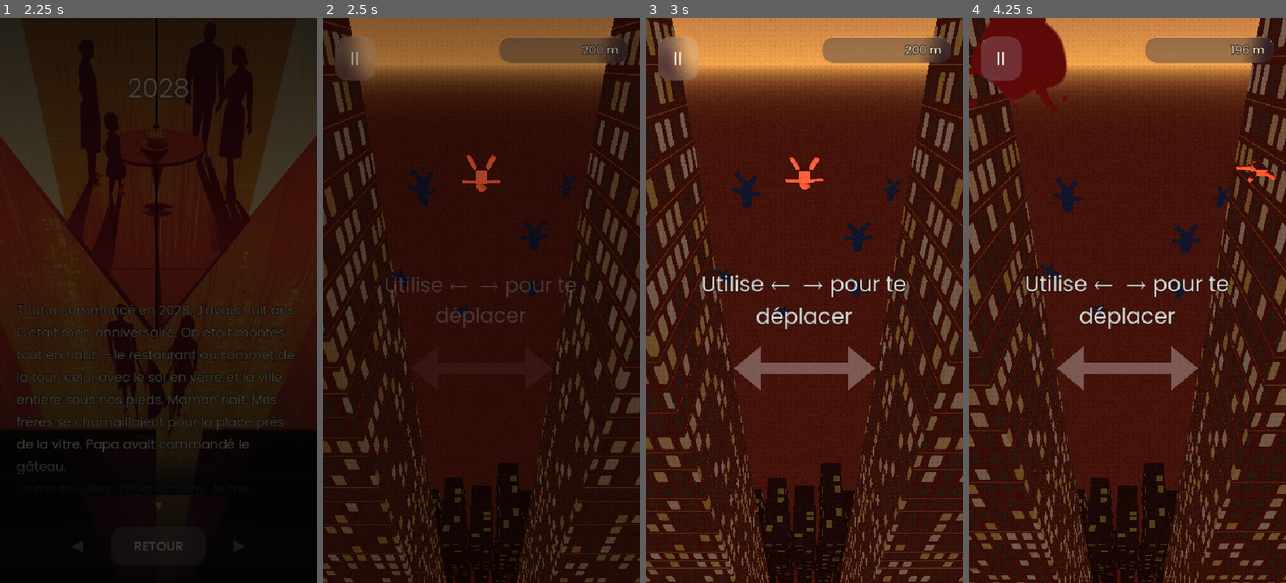
Above: before the commit, frames 1-4 (left to right).
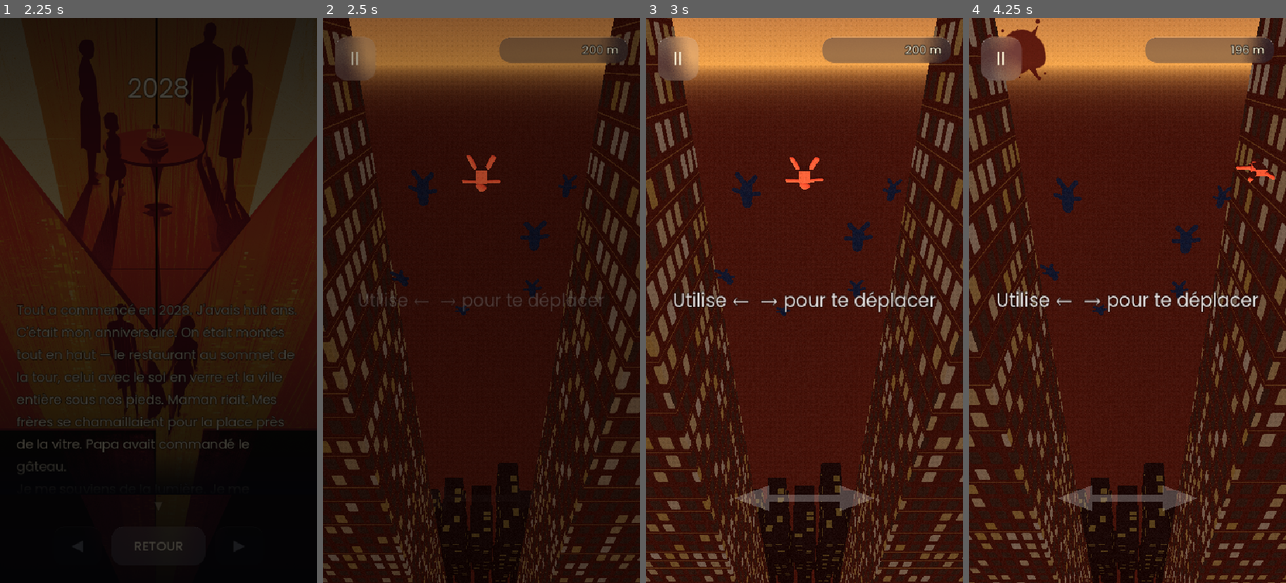
Above: after the commit, the same moments.

Repository: quvntvn/Hyperdive
Game: Godot game, scene res://scenes/ui/main_menu.tscn
The game is run twice, just before and just after one commit, with the same random seed, the same clock (stepped at 60 frames per second) and the same inputs.
Inputs (mouse positions are in pixels of both pictures, inside the frame that each line leads up to):
- Up to frame 1 (2.25 s): tap Enter at 0.5 s; move the mouse to (228, 272) at 0.52 s; hold D (move_right) 0.53-1.25 s; tap 1 at 0.6 s; click (228, 272) at 0.67 s; click "ARCHIVES" at 1.25 s; click "1" at 2 s
- Up to frame 2 (2.5 s): no input
- Up to frame 3 (3 s): drag from (741, 328) to (788, 413) at 2.77 s
- Up to frame 4 (4.25 s): move the mouse to (1159, 176) at 3.52 s; hold D (move_right) from 3.53 s (still down); tap U at 3.6 s

Frame 1 is identical in both runs. In frame 2, 0.9% of the frame differs, in the area x 11-89%, y 45-55%; in frame 3, 3.9%; in frame 4, 6.3%, in the area x 0-92%, y 0-88%.

Commit message:
feat(didacticiel+sang): ch.1 200m, fleche affinee+basse, textes reduits + "la mort est inevitable", bonus 120/75m, sang plus sombre/petit/transparent + multi mort
Co-Authored-By: Claude Opus 4.8 <noreply@anthropic.com>

Diff:
--- a/hyperdive/scripts/effects/blood_overlay.gd
+++ b/hyperdive/scripts/effects/blood_overlay.gd
@@ -7,7 +7,7 @@
 # Deux événements, branchés depuis player.gd :
 #   • splatter_wall()  — touche de mur (collision latérale NON-FATALE) : tache fugace
 #                        (plein → hold WALL_HOLD → fondu WALL_FADE → free).
-#   • splatter_death() — mort : 1-2 taches PERMANENTES (pas de fondu), nettoyées avec la scène
+#   • splatter_death() — mort : 3-5 taches PERMANENTES (pas de fondu), nettoyées avec la scène
 #                        à la transition/redémarrage (elles sont enfants de cet overlay).
 #
 # Chaque tache : texture au hasard + rotation 0-360° + échelle aléatoire + miroir H/V aléatoire +
@@ -16,8 +16,11 @@
 const LAYER := 0
 const WALL_HOLD := 0.5      # tache murale à pleine opacité (s)
 const WALL_FADE := 0.3      # puis fondu jusqu'à disparition (s)
-const SCALE_MIN := 0.45
-const SCALE_MAX := 0.95
+const BASE_ALPHA := 0.85    # opacité des taches (TRÈS légèrement transparentes) — mur ET mort
+const SCALE_MIN := 0.225    # échelle réduite de 50 % (était 0.45)
+const SCALE_MAX := 0.475    # échelle réduite de 50 % (était 0.95)
+const DEATH_MIN := 3        # mort : plusieurs taches simultanées…
+const DEATH_MAX := 5        # …positions/motifs aléatoires, qui RESTENT
 const TINT_VAR := 0.12      # amplitude de la variation de teinte par tache
 const TEX_COUNT := 12
 
@@ -41,9 +44,9 @@
 	tw.tween_property(s, "modulate:a", 0.0, WALL_FADE)
 	tw.tween_callback(s.queue_free)
 
-# Mort : 1-2 taches qui RESTENT (pas de fondu) jusqu'à la transition d'écran.
+# Mort : PLUSIEURS taches (3-5) simultanées qui RESTENT (pas de fondu) jusqu'à la transition.
 func splatter_death() -> void:
-	var n := randi_range(1, 2)
+	var n := randi_range(DEATH_MIN, DEATH_MAX)
 	for i in n:
 		_spawn_splat()
 
@@ -66,7 +69,8 @@
 	var vp := get_viewport().get_visible_rect().size
 	spr.position = Vector2(randf() * vp.x, randf() * vp.y)
 	# Variation de teinte : on assombrit légèrement et on désature un peu vers le rouge profond.
+	# Alpha BASE_ALPHA → taches très légèrement transparentes.
 	var d := randf_range(-TINT_VAR, 0.04)
-	spr.modulate = Color(clampf(1.0 + d, 0.7, 1.05), clampf(0.95 + d, 0.55, 1.0), clampf(0.92 + d, 0.55, 1.0), 1.0)
+	spr.modulate = Color(clampf(1.0 + d, 0.7, 1.05), clampf(0.95 + d, 0.55, 1.0), clampf(0.92 + d, 0.55, 1.0), BASE_ALPHA)
 	add_child(spr)
 	return spr
--- a/hyperdive/scripts/gameplay/tutorial.gd
+++ b/hyperdive/scripts/gameplay/tutorial.gd
@@ -3,22 +3,35 @@
 # Surcouche DIDACTICIEL — vit UNIQUEMENT au chapitre tuto (Story.is_tutorial(), ch.1 « 2028 »).
 # Greffée par main_game PAR-DESSUS la descente scriptée (le sol à 200 m reste la victoire).
 # Possède son propre CanvasLayer (au-dessus du HUD, sous la pause).
-# Pilote : ralenti d'intro 0.025× tant que le joueur n'a pas donné d'input, deux textes pulsants
-# en TEMPS RÉEL, une flèche ↔ pulsante synchro au texte 1, et une rangée pleine largeur de
-# slow-time inratable synchronisée avec le texte 2.
 #
-# Détection du 1er input : on s'abonne au signal PlayerController.first_input_received (point
-# unique côté joueur, touch ET clavier) → garantie que le ralenti 0.025× se coupe TOUJOURS.
+# Deux pilotes distincts :
+#   • TEXTE 1 + FLÈCHE ↔  → pilotés par le 1er INPUT (ralenti d'intro 0.025× tant que rien, puis
+#     coupé ; texte 1 tenu un court instant puis fondu ; la flèche s'estompe AVEC le texte 1).
+#   • TEXTE 2 + RANGÉES de power-up + TEXTE 3 → pilotés par des SEUILS D'ALTITUDE (altimètre
+#     restant = floor − |y|), pas par des minuteries : deux rangées slow-time inratables à ~120 m
+#     puis ~75 m, le texte 2 juste avant (~130 m), le texte 3 « La mort est inévitable » à ~45 m
+#     (reste jusqu'à l'impact).
+#
+# Détection du 1er input : signal PlayerController.first_input_received (point unique côté joueur,
+# touch ET clavier) → garantie que le ralenti 0.025× se coupe TOUJOURS.
 
 const INTRO_SPEED_FACTOR := 0.025   # info : la valeur effective vit dans PlayerController.TUTORIAL_INTRO_FACTOR
 const TEXT1_HOLD_AFTER_INPUT := 2.0 # le texte 1 reste 2 s après le 1er input puis se fond
-const GAP_BEFORE_TEXT2 := 7.0       # délai après le fondu du texte 1 avant texte 2 + rangée
-const TEXT2_VISIBLE := 4.0          # durée d'affichage du texte 2 avant fondu
 const FADE := 0.5                   # durée des fondus de texte
+const FONT_SIZE := 29               # taille de police des textes (réduite ~15 % depuis 34)
 const PULSE_MIN := 1.0              # échelle de pulsation basse
 const PULSE_MAX := 1.08            # échelle de pulsation haute
 const PULSE_PERIOD := 1.2          # période de la pulsation (s)
-const ROW_SPAWN_AHEAD := 30.0      # rangée spawnée à 30 m devant (dir) au moment du texte 2
+
+# Seuils d'ALTITUDE (mètres restants avant le sol) : chaque événement se déclenche une fois quand
+# l'altimètre restant passe sous le seuil. Monotone décroissant → ordre garanti.
+const TEXT2_AT_M := 130.0          # texte 2 « Attrape les bonus ! » (juste avant la 1re rangée)
+const ROW1_AT_M := 120.0           # 1re rangée de power-up slow-time
+const TEXT2_FADE_AT_M := 95.0      # fondu du texte 2
+const ROW2_AT_M := 75.0            # 2e rangée de power-up slow-time
+const TEXT3_AT_M := 45.0           # texte 3 « La mort est inévitable » (reste jusqu'à l'impact)
+
+const ROW_LEAD := 14.0             # rangée posée à 14 m devant (dir) le joueur au déclenchement
 const ROW_CLEAR_HALF := 8.0        # demi-bande sans obstacle autour de la rangée
 const ROW_X_MIN := -5.0            # rangée pleine largeur (couloir = ±4,5)
 const ROW_X_MAX := 5.0
@@ -26,30 +39,38 @@
 const TUTORIAL_OBSTACLES_ENABLED := true   # false = aucun obstacle pendant le tuto
 
 # Flèche directionnelle ↔ (Polygon2D blanc plein, sans contour) affichée pendant l'intro pour
-# signaler « déplace-toi gauche/droite ». Taille + position via ces constantes.
+# signaler « déplace-toi gauche/droite ». FINE et EFFILÉE. Taille + position via ces constantes.
 const ARROW_LENGTH := 240.0        # longueur totale pointe-à-pointe (px GUI)
-const ARROW_THICKNESS := 20.0      # épaisseur de la hampe (px)
-const ARROW_HEAD_LENGTH := 46.0    # longueur de chaque tête triangulaire (px)
-const ARROW_HEAD_HALF := 38.0      # demi-hauteur des têtes (px)
-const ARROW_Y_FRAC := 0.62         # position verticale (fraction écran, 0=haut → 1=bas) ≈ niveau joueur
-const ARROW_ALPHA_MIN := 0.2       # alpha au creux de la pulsation (texte au plus petit)
-const ARROW_ALPHA_MAX := 0.3       # alpha au pic de la pulsation (texte au plus grand)
-
-# Textes placeholder ÉDITABLES. Variante selon le mode de contrôle (tilt supprimé du jeu).
+const ARROW_THICKNESS := 12.0      # épaisseur de la hampe (px) — fine
+const ARROW_HEAD_LENGTH := 60.0    # longueur de chaque tête triangulaire (px) — allongée
+const ARROW_HEAD_HALF := 22.0      # demi-hauteur des têtes (px) — étroite → pointe effilée
+const ARROW_Y_FRAC := 0.85         # centre vertical à 15 % du BAS de l'écran (0=haut → 1=bas)
+const ARROW_ALPHA_MIN := 0.05      # alpha au creux de la pulsation (texte au plus petit)
+const ARROW_ALPHA_MAX := 0.25      # alpha au pic de la pulsation (texte au plus grand)
+
+# Textes placeholder ÉDITABLES. Variante texte 1 selon le mode de contrôle (tilt supprimé du jeu).
 const TEXT1_TOUCH := "Glisse ton doigt pour te déplacer"
 const TEXT1_KEY   := "Utilise ←  → pour te déplacer"
-const TEXT2       := "Attrape les power-ups !"
+const TEXT2       := "Attrape les bonus !"
+const TEXT3       := "La mort est inévitable"
 
 const POWERUP_SCENE: PackedScene = preload("res://scenes/collectibles/powerup.tscn")
 
 var _player: PlayerController
 var _obstacles: ObstacleSpawner
-var _label: Label
+var _floor_m: float = 200.0    # distance au sol (objectif descent) → base de l'altimètre restant
+var _label: Label              # texte 1 puis texte 2 (séquentiels, jamais simultanés)
+var _label3: Label             # texte 3 (persistant, dédié)
 var _arrow: Polygon2D
 var _arrow_fade: float = 0.0   # 0..1, fondu maître de la flèche (apparaît/s'estompe AVEC le texte 1)
 var _pulse_tween: Tween
 var _done: bool = false        # texte 2 montré (info ; en descent la victoire = collision au sol)
-var _t2_timer: float = -1.0    # compte à rebours réel avant texte 2 (armé au fondu du texte 1)
+# Garde-fous « une seule fois » des seuils d'altitude.
+var _did_text2: bool = false
+var _did_row1: bool = false
+var _did_text2_fade: bool = false
+var _did_row2: bool = false
+var _did_text3: bool = false
 
 func is_done() -> bool:
 	return _done
@@ -57,6 +78,7 @@
 func setup(player: PlayerController, obstacles: ObstacleSpawner) -> void:
 	_player = player
 	_obstacles = obstacles
+	_floor_m = float(Story.objective().get("value", 200))
 	if not TUTORIAL_OBSTACLES_ENABLED and _obstacles != null:
 		_obstacles.set_process(false)
 	_build_ui()
@@ -76,26 +98,33 @@
 	var layer := CanvasLayer.new()
 	layer.layer = 2   # au-dessus du HUD (1), sous la pause (5)
 	add_child(layer)
-	_label = Label.new()
-	_label.horizontal_alignment = HORIZONTAL_ALIGNMENT_CENTER
-	_label.vertical_alignment = VERTICAL_ALIGNMENT_CENTER
-	_label.autowrap_mode = TextServer.AUTOWRAP_WORD_SMART
-	_label.anchor_left = 0.1
-	_label.anchor_right = 0.9
-	_label.anchor_top = 0.5
-	_label.anchor_bottom = 0.5
-	_label.offset_top = -90.0
-	_label.offset_bottom = 90.0
-	_label.add_theme_font_size_override("font_size", 34)
-	_label.add_theme_color_override("font_color", Color(1.0, 1.0, 1.0, 0.85))   # blanc translucide
-	_label.add_theme_color_override("font_outline_color", Color(0.0, 0.0, 0.0, 0.5))
-	_label.add_theme_constant_override("outline_size", 6)
-	_label.modulate.a = 0.0
+	_label = _make_label()
 	layer.add_child(_label)
+	_label3 = _make_label()
+	layer.add_child(_label3)
 	_build_arrow(layer)
 
+# Fabrique un label centré au style tuto (police réduite, blanc translucide, liseré sombre).
+func _make_label() -> Label:
+	var lab := Label.new()
+	lab.horizontal_alignment = HORIZONTAL_ALIGNMENT_CENTER
+	lab.vertical_alignment = VERTICAL_ALIGNMENT_CENTER
+	lab.autowrap_mode = TextServer.AUTOWRAP_WORD_SMART
+	lab.anchor_left = 0.1
+	lab.anchor_right = 0.9
+	lab.anchor_top = 0.5
+	lab.anchor_bottom = 0.5
+	lab.offset_top = -90.0
+	lab.offset_bottom = 90.0
+	lab.add_theme_font_size_override("font_size", FONT_SIZE)
+	lab.add_theme_color_override("font_color", Color(1.0, 1.0, 1.0, 0.85))   # blanc translucide
+	lab.add_theme_color_override("font_outline_color", Color(0.0, 0.0, 0.0, 0.5))
+	lab.add_theme_constant_override("outline_size", 6)
+	lab.modulate.a = 0.0
+	return lab
+
 # Flèche bidirectionnelle ↔ : UN seul Polygon2D (hampe + 2 têtes), blanc plein, sans contour.
-# Centrée horizontalement, au niveau vertical du joueur (ARROW_Y_FRAC). Alpha via modulate.a.
+# Centrée horizontalement, basse (ARROW_Y_FRAC). Alpha via modulate.a.
 func _build_arrow(layer: CanvasLayer) -> void:
 	_arrow = Polygon2D.new()
 	_arrow.color = Color(1.0, 1.0, 1.0, 1.0)   # blanc plein ; l'alpha effectif passe par modulate.a
@@ -137,6 +166,12 @@
 	tw.tween_property(_label, "modulate:a", 1.0, FADE)
 	_start_pulse()
 
+# Texte 3 : fondu d'apparition puis RESTE (pas de pulsation, pas de fondu de sortie).
+func _show_text3() -> void:
+	_label3.text = TEXT3
+	_label3.modulate.a = 0.0
+	create_tween().tween_property(_label3, "modulate:a", 1.0, FADE)
+
 # Pulsation centrée : le pivot doit être au CENTRE du label, mais sa taille n'est connue
 # qu'APRÈS le 1er layout → on attend une frame (ou que size > 0) avant de poser pivot_offset.
 func _start_pulse() -> void:
@@ -163,38 +198,45 @@
 
 func _on_first_input() -> void:
 	_player.set_intro_slow(false)   # vitesse normale, TOUJOURS, dès le 1er input
-	# Le texte 1 reste TEXT1_HOLD_AFTER_INPUT puis se fond (la flèche s'estompe AVEC lui), et ARME
-	# le compte à rebours du texte 2.
+	# Le texte 1 reste TEXT1_HOLD_AFTER_INPUT puis se fond ; la flèche s'estompe AVEC lui.
+	# La suite (texte 2 / rangées / texte 3) est pilotée par l'altitude, pas par minuterie.
 	await get_tree().create_timer(TEXT1_HOLD_AFTER_INPUT).timeout
 	_fade_out_text()
 	_fade_out_arrow()
-	_t2_timer = GAP_BEFORE_TEXT2
-
-func _process(delta: float) -> void:
+
+func _process(_delta: float) -> void:
 	# Alpha de la flèche piloté par la MÊME pulsation que l'échelle du texte 1 : t reconstruit
 	# depuis _label.scale (PULSE_MIN→0 … PULSE_MAX→1) → alpha lerp ARROW_ALPHA_MIN…MAX, le tout
 	# multiplié par le fondu maître (_arrow_fade) pour l'apparition/l'estompage avec le texte 1.
 	if _arrow != null and _label != null:
 		var t: float = clampf((_label.scale.x - PULSE_MIN) / (PULSE_MAX - PULSE_MIN), 0.0, 1.0)
 		_arrow.modulate.a = _arrow_fade * lerpf(ARROW_ALPHA_MIN, ARROW_ALPHA_MAX, t)
-	if _t2_timer > 0.0:
-		_t2_timer -= delta
-		if _t2_timer <= 0.0:
-			_t2_timer = -1.0
-			_trigger_text2_and_row()
-
-func _trigger_text2_and_row() -> void:
-	_show_text(TEXT2)
-	_spawn_slowmo_row()
-	_done = true   # leçon montrée (info ; en descent la victoire = collision au sol)
-	await get_tree().create_timer(TEXT2_VISIBLE).timeout
-	_fade_out_text()
-
-# Rangée pleine largeur de slow-time, inratable, devant le joueur (dir-relatif). On nettoie une
-# bande sans obstacle autour pour garantir le ramassage.
+	if _player == null:
+		return
+	# Altimètre restant = pilote des étapes pédagogiques (chaque seuil une seule fois).
+	var remaining: float = _floor_m - absf(_player.global_position.y)
+	if not _did_text2 and remaining <= TEXT2_AT_M:
+		_did_text2 = true
+		_show_text(TEXT2)
+		_done = true   # leçon montrée (info ; en descent la victoire = collision au sol)
+	if not _did_row1 and remaining <= ROW1_AT_M:
+		_did_row1 = true
+		_spawn_slowmo_row()
+	if not _did_text2_fade and remaining <= TEXT2_FADE_AT_M:
+		_did_text2_fade = true
+		_fade_out_text()
+	if not _did_row2 and remaining <= ROW2_AT_M:
+		_did_row2 = true
+		_spawn_slowmo_row()
+	if not _did_text3 and remaining <= TEXT3_AT_M:
+		_did_text3 = true
+		_show_text3()
+
+# Rangée pleine largeur de slow-time, inratable, posée ROW_LEAD devant le joueur (dir-relatif).
+# On nettoie une bande sans obstacle autour pour garantir le ramassage.
 func _spawn_slowmo_row() -> void:
 	var dir: float = Settings.get_fall_dir()   # -1 en chute (ch.1)
-	var y: float = _player.global_position.y + dir * ROW_SPAWN_AHEAD
+	var y: float = _player.global_position.y + dir * ROW_LEAD
 	if _obstacles != null and TUTORIAL_OBSTACLES_ENABLED:
 		_obstacles.reserve_clear_band(y - ROW_CLEAR_HALF, y + ROW_CLEAR_HALF)
 	var x: float = ROW_X_MIN
--- a/hyperdive/tools/gen_blood.gd
+++ b/hyperdive/tools/gen_blood.gd
@@ -23,8 +23,8 @@
 	img.fill(Color(0, 0, 0, 0))
 	var cx := SIZE * 0.5 + rng.randf_range(-30.0, 30.0)
 	var cy := SIZE * 0.5 + rng.randf_range(-30.0, 30.0)
-	# Rouge foncé réaliste (≈ #5C0A0A … #7C1A14), variation par image.
-	var base := Color(rng.randf_range(0.36, 0.49), rng.randf_range(0.04, 0.11), rng.randf_range(0.04, 0.09), 1.0)
+	# Rouge SOMBRE désaturé (≈ #4A0606 … #5A0E0E), variation par image.
+	var base := Color(rng.randf_range(0.290, 0.353), rng.randf_range(0.024, 0.055), rng.randf_range(0.024, 0.055), 1.0)
 	# Blob central irrégulier : rayon modulé par quelques harmoniques angulaires.
 	var harmonics: Array = []
 	for k in range(2, 7):
Binary file changed: hyperdive/assets/blood/splat_01.png
Binary file changed: hyperdive/assets/blood/splat_02.png
Binary file changed: hyperdive/assets/blood/splat_03.png
Binary file changed: hyperdive/assets/blood/splat_04.png
Binary file changed: hyperdive/assets/blood/splat_05.png
Binary file changed: hyperdive/assets/blood/splat_06.png
Binary file changed: hyperdive/assets/blood/splat_07.png
Binary file changed: hyperdive/assets/blood/splat_08.png
Binary file changed: hyperdive/assets/blood/splat_09.png
Binary file changed: hyperdive/assets/blood/splat_10.png
Binary file changed: hyperdive/assets/blood/splat_11.png
Binary file changed: hyperdive/assets/blood/splat_12.png
